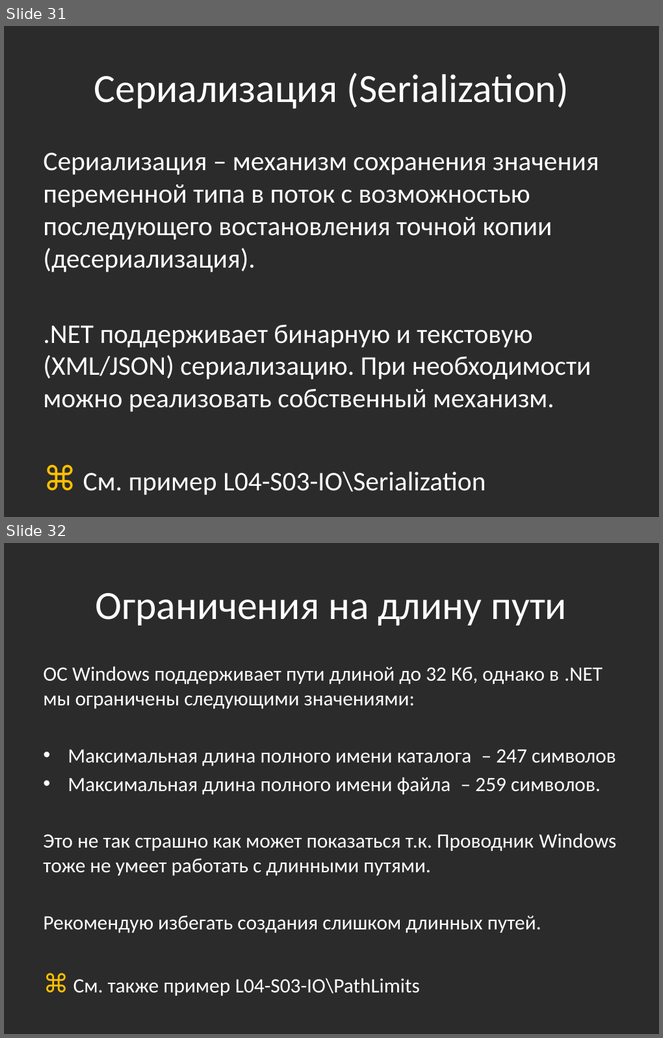
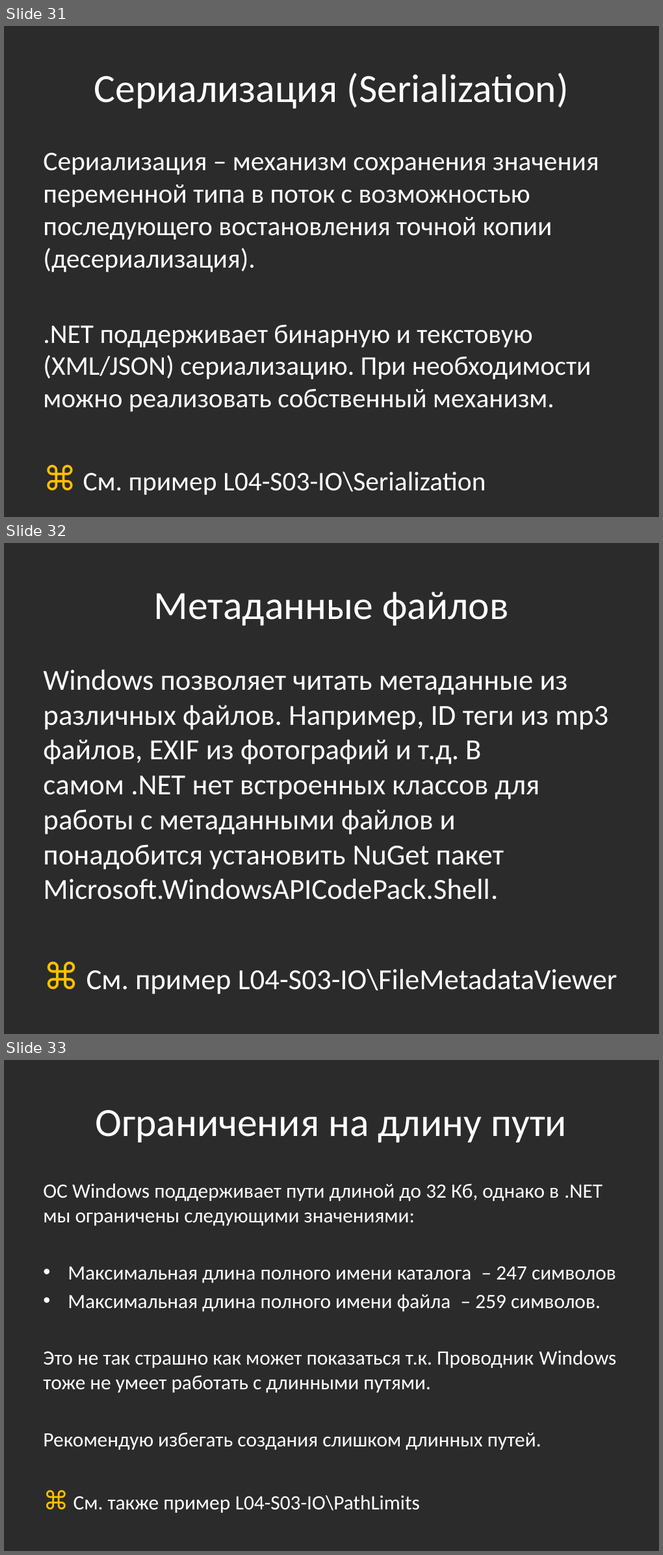
Before and after one commit to bazile/Training, a slide deck: Presentation/lesson-04-io.pptx. Shown one above the other, each under a label of ours: slides 31 and 32 before the commit, slides 31, 32 and 33 after it. The pictures are 663x1038 and 663x1555 pixels, drawn with LibreOffice and Linux fonts; fonts in the diff are those of the drawing; background and template pictures are left out; a plain dark background stands for a picture behind light text. Boxes give left, top, right and bottom in pixels: in the first picture for what was removed or moved away, otherwise in the second. Text is boxed around its words. In the diff, an @@ line names an element or a change of style, - is before the commit and + after.

Commit message:
Added file metadata view demo

```diff
--- a/Presentation/lesson-04-io.pptx
+++ b/Presentation/lesson-04-io.pptx
@@ slide 32 added at (x1=4, y1=543, x2=659, y2=1034), background picture (left out) @@
@@ title added at (x1=154, y1=592, x2=509, y2=626), 44 pt, text #FFFFFF @@
+Метаданные файлов
@@ text added at (x1=43, y1=670, x2=618, y2=995), 32 pt, text #FFFFFF @@
+Windows позволяет читать метаданные из различных файлов. Например, ID теги из mp3 файлов, EXIF из фотографий и т.д. В самом .NET нет встроенных классов для работы с метаданными файлов и понадобится установить NuGet пакет Microsoft.WindowsAPICodePack.Shell.
+⌘ См. пример L04-S03-IO\FileMetadataViewer
@@ what was slide 32 is now slide 33 @@
```
Also in this commit, not shown: 1 slide changed, 26 other files.
